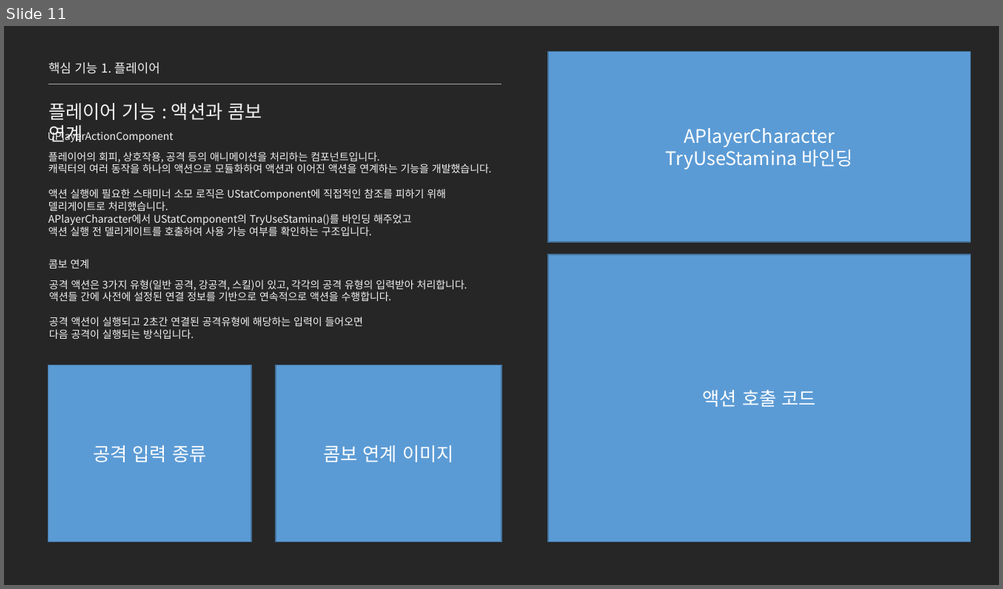
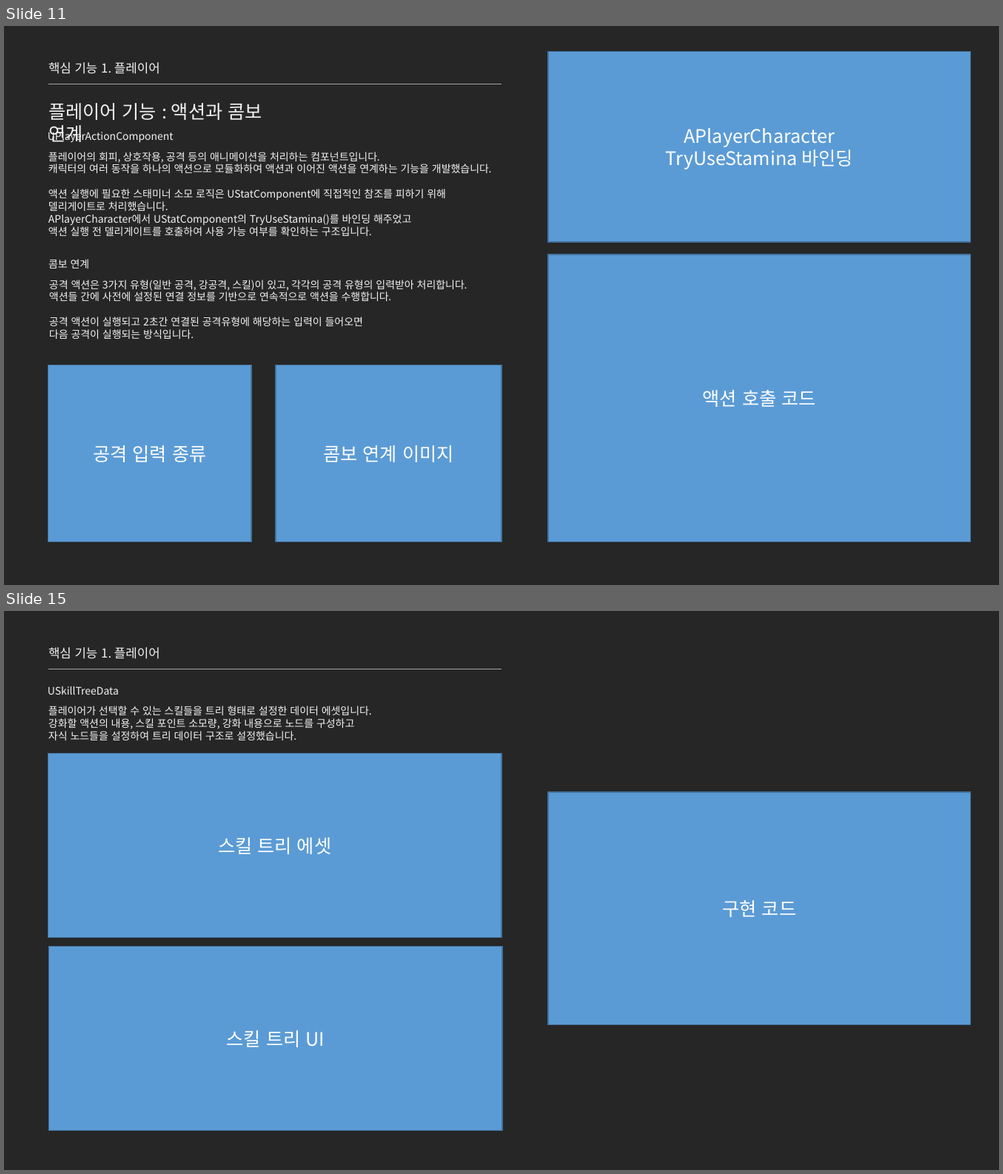
Before and after one commit to jhk0701/project-ARPGHunter, a slide deck: Docs/UnrealEngine_문서_김정환.pptx. Shown one above the other, each under a label of ours: slide 11 before the commit, slides 11 and 15 after it; the slides between them are not shown. The pictures are 1003x589 and 1003x1174 pixels, drawn with LibreOffice and Linux fonts; fonts in the diff are those of the drawing. Boxes give left, top, right and bottom in pixels: in the first picture for what was removed or moved away, otherwise in the second. Text is boxed around its words. In the diff, an @@ line names an element or a change of style, - is before the commit and + after.

```diff
--- a/Docs/UnrealEngine_문서_김정환.pptx
+++ b/Docs/UnrealEngine_문서_김정환.pptx
@@ slide 15 added at (x1=4, y1=611, x2=999, y2=1170), background #262626 @@
@@ text added at (x1=48, y1=647, x2=160, y2=659), 12 pt, text #F2F2F2 @@
+핵심 기능 1. 플레이어
@@ line added from (48, 669) to (502, 669), #A6A6A6 0.5 pt @@
@@ text added at (x1=48, y1=686, x2=119, y2=695), 10 pt, text #F2F2F2 @@
+USkillTreeData
@@ text added at (x1=48, y1=706, x2=372, y2=741), 10 pt, text #F2F2F2 @@
+플레이어가 선택할 수 있는 스킬들을 트리 형태로 설정한 데이터 에셋입니다.
+강화할 액션의 내용, 스킬 포인트 소모량, 강화 내용으로 노드를 구성하고
+자식 노드들을 설정하여 트리 데이터 구조로 설정했습니다.
@@ rectangle added at (x1=48, y1=754, x2=502, y2=938), fill #5B9BD5, outline #43739E 1 pt, 18 pt, text #FFFFFF @@
+스킬 트리 에셋
@@ rectangle added at (x1=548, y1=792, x2=970, y2=1025), fill #5B9BD5, outline #43739E 1 pt, 18 pt, text #FFFFFF @@
+구현 코드
@@ rectangle added at (x1=48, y1=947, x2=503, y2=1131), fill #5B9BD5, outline #43739E 1 pt, 18 pt, text #FFFFFF @@
+스킬 트리 UI
```
Also in this commit, not shown: 6 slides changed, 2 other files.
